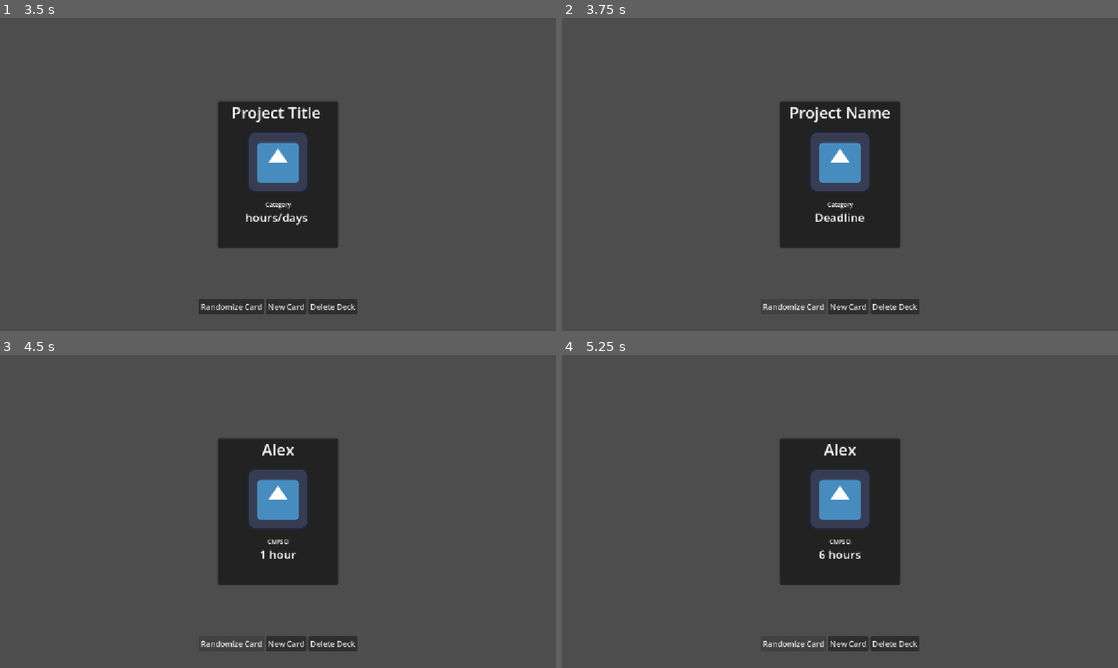
Above: before the commit, frames 1-4 (two rows, left to right).
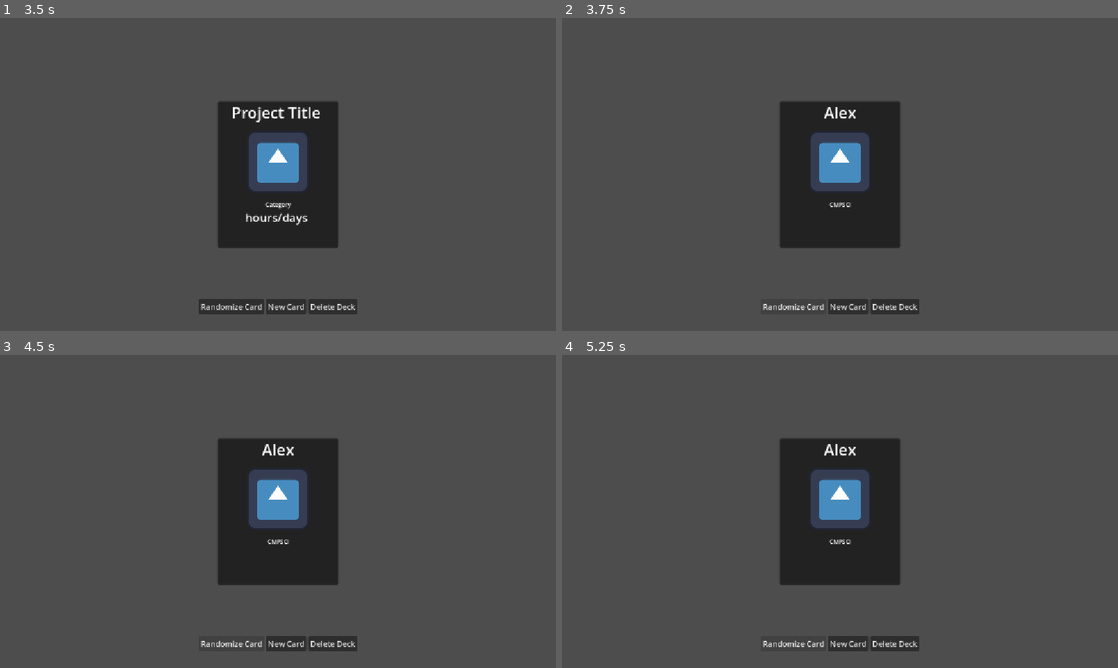
Above: after the commit, the same moments.

Repository: lory-rocha/Project-Cards
Game: Godot game, scene res://scenes/Main.tscn
Same seed, same stepped clock (60 frames per second), same inputs: the game is played once before the commit and once after it. The engine's default icon, where the game draws it, is replaced by a stand-in: a white triangle on a blue panel in a dark square.
Inputs (mouse positions are in pixels of both pictures, inside the frame that each line leads up to):
- Up to frame 1 (3.5 s): click "New Card" at 0.5 s; click (278, 133) at 1.27 s; type "Alex" at 1.35 s; click (278, 183) at 1.5 s; type "12" at 1.58 s; click "New Card" at 2 s; click "Confirm" at 2.75 s
- Up to frame 2 (3.75 s): click "Randomize Card" at 3.5 s
- Up to frame 3 (4.5 s): click "Randomize Card" at 4.25 s
- Up to frame 4 (5.25 s): click "Randomize Card" at 5 s

Frame 1 is identical in both runs. In frame 2, 0.6% of the frame differs, in the area x 41-59%, y 28-66%; in frame 3, less than 0.1%; in frame 4, 0.1%.

Commit message:
Fixed randomization and null initiation

Diff:
--- a/scripts/data/card_data.gd
+++ b/scripts/data/card_data.gd
@@ -29,6 +29,7 @@
 	return "--[%s] %s (ID: %d)--" % [type_str, name, get_instance_id()]
 
 func set_time_frame() -> void:
+	randomize()
 	const hours = 6
 
 	# Generates a number using the global seed (already set up in your _ready)
--- a/scripts/data/card_manager.gd
+++ b/scripts/data/card_manager.gd
@@ -1,14 +1,12 @@
 extends Node
 
-const SAVE_PATH = SaveLoad.SAVE_PATH
+var SAVE_PATH = SaveLoad.SAVE_PATH
 var deck: CardDeck
 var card: CardData
 
 func _ready() -> void:
 	randomize()
 	deck = SaveLoad.load_deck()
-
-
 
 func check_deck() -> void:
 	if deck == null:
@@ -40,24 +38,36 @@
 	new_card.desc = desc
 	new_card.resource_local_to_scene = true
 	deck.add_card(new_card)
-	return_card()
 
 	print(new_card.name, " added to deck")
 	print(new_card)
 	SaveLoad.save_deck(deck)
 
-func return_card() -> CardData:
+func get_card() -> CardData:
 	return card
 
-func randomize_card_index() -> void:
-	var last_index = card
-	if deck && deck.cards.size() > 0:
-		var rnd_index = deck.cards[randi() % deck.cards.size()]
-		while rnd_index == last_index:
-			rnd_index = deck.cards[randi() % deck.cards.size()]
-			last_index = rnd_index.duplicate()
-		rnd_index.set_time_frame()
-		card = rnd_index
-	else:
-		print("No cards to randomize")
-		return
+var available_cards: Array[CardData] = []
+var last_drawn_card: CardData = null
+
+func randomize_card() -> CardData:
+	if not deck or deck.cards.is_empty():
+		return null
+
+	if deck.cards.size() == 1:
+		return deck.cards[0]
+
+	# Refill and shuffle the bag when empty
+	if available_cards.is_empty():
+		available_cards = deck.cards.duplicate()
+		available_cards.shuffle() # Knuth / Fisher-Yates
+
+		# Prevent back-to-back match across bag boundaries
+		if available_cards.back() == last_drawn_card:
+			# Swap the matching card with the bottom of the new bag
+			var temp = available_cards[0]
+			available_cards[0] = available_cards.back()
+			available_cards[available_cards.size() - 1] = temp
+
+	last_drawn_card = available_cards.pop_back()
+	last_drawn_card.set_time_frame()
+	return last_drawn_card
--- a/scripts/ui/card_ui.gd
+++ b/scripts/ui/card_ui.gd
@@ -8,20 +8,21 @@
 
 func randomize_card():
 	if current_deck && current_deck.cards.size() > 0:
-		rnd_card = CardManager.return_card()
-		CardManager.randomize_card_index()
+		rnd_card = CardManager.get_card()
+		rnd_card = CardManager.randomize_card()
 		update_ui(rnd_card)
 		CardManager.reload_deck()
 
-func update_ui(rnd_card:CardData):
-	if rnd_card != null:
-		%Category.text = rnd_card.type_to_string()
-		%ProjectTitle.text = rnd_card.name
-		%Deadline.text = rnd_card.deadline
+func update_ui(new_card:CardData):
+	if new_card != null:
+		%Category.text = 		new_card.type_to_string()
+		%ProjectTitle.text = 	new_card.name
+		%Deadline.text = 		new_card.deadline
 	else:
-		%Category.text = "Category"
-		%ProjectTitle.text = "Project Name"
-		%Deadline.text = "Deadline"
+		print("card is null")
+		%Category.text = 		"Category"
+		%ProjectTitle.text = 	"Project Name"
+		%Deadline.text = 		"Deadline"
 
 func _on_randomize_button_clicked():
 	randomize_card()
